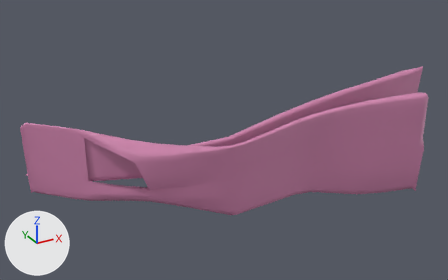
What one commit did to the FBX model Assets/Terrain/terrain_W3A3.fbx.
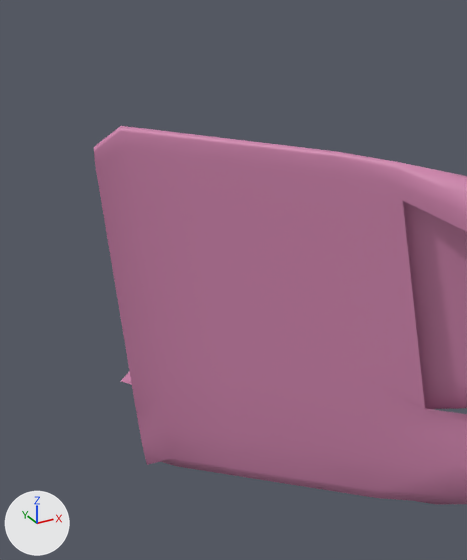
Each version appears first whole from a 50 mm camera at (-324.0, -1467.0, 348.0) aimed at (-26.0, -924.0, 76.0), and next in a close-up on the part from 0% to 22% of the width and 35% to 76% of the height. Every picture has the same lights, and +X, +Y and +Z are marked at lower left. Where no turn or scale is listed for an object, it has been applied to the vertices.

Objects in the first close-up: 'W3A3_mesh'.
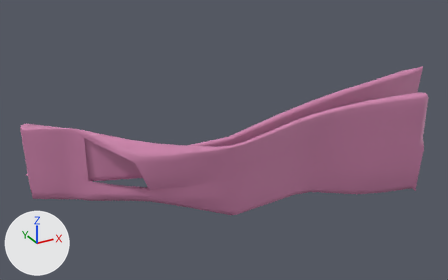
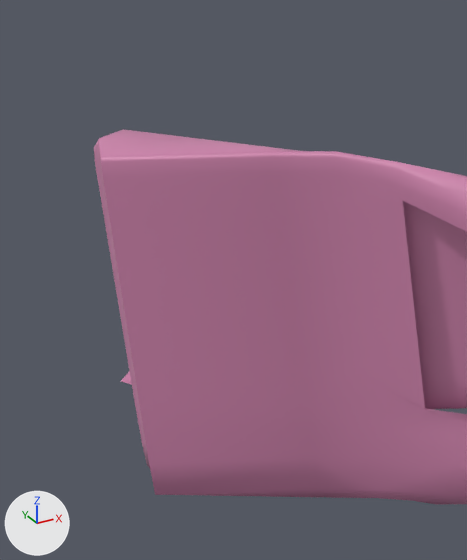
Edits to the bpy script that builds the scene:
```text
Change me_mesh:
    used by ob_w3a3_mesh; location = (167.1, -961.0, 30.7)
    remove me_mesh.from_pydata(...)  # 733 vertices, 682 faces; spans x -398.0..61.0, y -54.0..91.0, z -29.0..100.0
    add me_mesh.from_pydata(...)  # 733 vertices, 682 faces; spans x -399.0..61.0, y -54.0..91.0, z -29.0..100.0
    me_mesh part 1: 10 of the vertices in x -382.0..-380.0, y 58.0..60.0, z 18.0..94.0 are moved by (-17.0, -4.0, 0.0)
    me_mesh part 2: 10 of the vertices in x -392.0..-390.0, y 68.0..71.0, z 18.0..94.0 are moved by (-5.0, -5.0, 0.0)
    me_mesh part 3: 16 of the vertices in x -392.0..-365.0, y 46.0..76.0, z 15.0..93.0 are moved by (0.0, -5.0, 0.0)
```

Changed parts and their boxes (x1, y1, x2, y2) in the close-ups (467 x 560 px; the box of a moved part takes in the faces that stretch with it):
'W3A3_mesh', reshaped: before (94, 126, 467, 504); after (94, 129, 467, 504)
part 1 of me_mesh, moved or reshaped: before (186, 134, 313, 488); after (101, 137, 319, 497)
part 2 of me_mesh, moved or reshaped: before (94, 126, 237, 476); after (94, 129, 187, 468)
part 3 of me_mesh, moved or reshaped: before (160, 143, 377, 498); after (269, 147, 377, 498)
